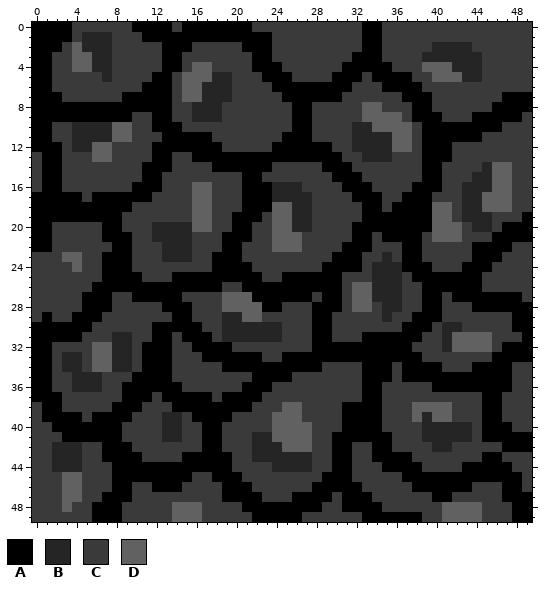
Two states of a pixel-art sprite, images/rockWall.png. Above: the version before the commit.
The file is 50x50 pixels.
Palette (. is transparent): A #000000  B #252525  C #3a3a3a  D #616161
Pixels before (only the part around the change), first column x 0:
 0 AAAACCCCCCAAAACAAAAAAACCCCCCCCCCCAACCCCCCCCCCCCCCC
 1 AAAACBBBCCCAAAAAAAAAAAAACCCCCCCCCAACCCCCCCCCCCCCCC
 2 AAACDBBBCCCCCAAACCCCCAAACCCCCCCCCAACCCCCBBBBCCCCCC
 3 AACCDDBBCCCCCAACCCCCCCAACCCCCCCCAAACCCCBBBBBBCCCCC
 4 AACCDDBBCCCCCAACDDCCCCAAACCCCCCAAAAACCCDDDBBBCCCCC
 5 AACCCCCBCCCCAACDDDBBCCCAAACCCCAAACAAAACCDDDBBCCCCC
 6 AACCCCCCCCCAAACDDBBBCCCCAAAAAAAACCCAAAACCCCCCCCCCC
 7 AAACCCCCCAAAAACDDBBBCCCCCAAAAAACCCCCCAAACCCCCCCAAA
 8 AAAAAAAAAAAAAACCBBBCCCCCCCAACCCCCDDCCCAACCCCCCAAAA
 9 AAAAAAAAAACCAACCBBBCCCCCCCAACCCCCDDDDCAAACCCAAAAAC
10 AACCBBBBDDCCAAACCCCCCCCCCCAACCCCBBDDDDCAAAAAAAACCC
11 AACCBBBBDDCCCAAAAACCCCCCCAAACCCCBBBBDDCAAAAAACCCCC
12 AAACBBDDCCCCAAAAAAACCCCCAAAAAACCBBBBDDCAAACCCCCCCC
13 CAACCCDDCCCCAACCAAAAAAAAAAAAAAACCBBBCCCAAACCCCCCCC
14 CAACCCCCCCCAAACCCCAAAAAACCCCCAAACCCCCCCAACCCCBDDCC
15 CAACCCCCCCCAACCCCCCCCAACCCCCCCAAACCCCCCAACCCBBDDCC
16 CAACCCCCCCAAACCCDDCCCAAABBBCCCCAAACCCCAAACCBBBDDCC
17 AAAAACAAAAAACCCCDDCCCAAABBBBCCCCAAACCAAACCCBBDDDCC
18 AAAAAAAAAACCCCCCDDCCCAAADDBBCCCCCAACAAAADDCBBDDDCC
19 AAAAAAAAACCCCCCCDDCCAAACDDBBCCCCCAAAAAAADDCBBBCCCA
20 AACCCCCAACCCBBBBDDCCAACCDDBBCCCCAAAAAAAADDDCBBCAAA
21 AACCCCCAAACCBBBBCCCAAACCDDDCCCCCAACAAAACDDDCCCAAAA
22 AACCCCCCAACCCBBBCCCAACCCDDDCCCCAAACCCAACCCCCAAAACC
And afterwards:
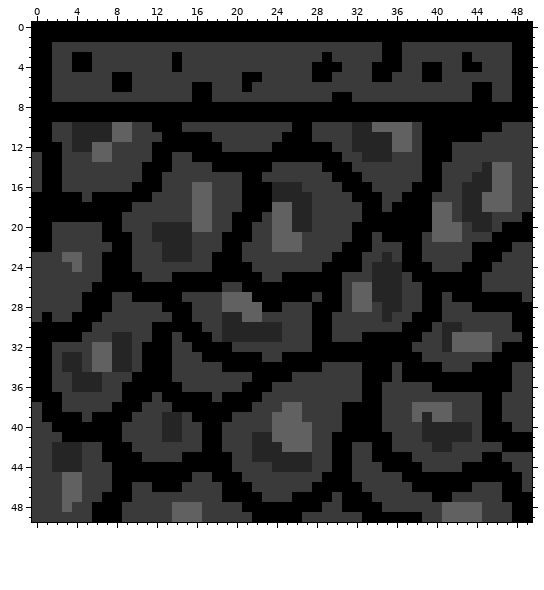
Edits made:
Colour B becomes colour A in row 1 at x 5 to 7; in row 3 at x 43; in row 4 at x 43 to 44; in rows 6 to 7 at x 17; in rows 8 to 9 at x 16 to 18.
Colour C becomes colour A in row 0 at x 4 to 9, 14, 22 to 32 and 35 to 49; in row 1 at x 4, 8 to 10, 24 to 32 and 35 to 49; in row 2 at x 35 to 36 and 48 to 49; in row 3 at x 29, 35 to 36 and 48 to 49; in row 4 at x 28 to 30, 36 and 48 to 49; in row 5 at x 8 to 9, 21 to 22, 28 to 29, 39 and 48 to 49.
Colour C becomes colour A in row 6 at x 8 to 9, 21, 44 to 45 and 48 to 49; in row 7 at x 31 and 44 to 45; in row 8 at x 14 to 15, 19 to 25, 28 to 32, 35 to 37 and 40 to 45; in row 9 at x 10 to 11, 14 to 15, 19 to 25, 28 to 32, 37, 41 to 43 and 49.
Colour D becomes colour A in row 3 at x 4 to 5; in row 4 at x 4 to 5 and 39 to 40; in row 5 at x 40; in rows 6 to 7 at x 16; in row 8 at x 33 to 34; in row 9 at x 33 to 36.
Colour A becomes colour C in row 2 at x 2, 13 to 15, 21 to 23 and 33 to 34; in row 3 at x 13, 22 to 23 and 32 to 34; in row 4 at x 13, 22 to 24 and 31 to 33; in row 5 at x 12 to 13, 23 to 25, 30 to 32 and 36 to 37; in row 6 at x 11 to 13, 24 to 31 and 35 to 38; in row 7 at x 2, 9 to 13, 25 to 29, 37 to 39 and 47.
Colour B becomes colour C in row 2 at x 5 to 7 and 40 to 43; in row 3 at x 6 to 7, 39 to 42 and 44; in row 4 at x 6 to 7 and 42; in row 5 at x 7, 18 to 19 and 43 to 44; in rows 6 to 7 at x 18 to 19.
Colour D becomes colour C in row 2 at x 4; in row 4 at x 16 to 17 and 41; in row 5 at x 15 to 17 and 41 to 42; in rows 6 to 7 at x 15.
Boxes around the changes in both pictures, in picture pixels (x1, y1, x2, y2):
changed: (52, 22, 532, 122)
